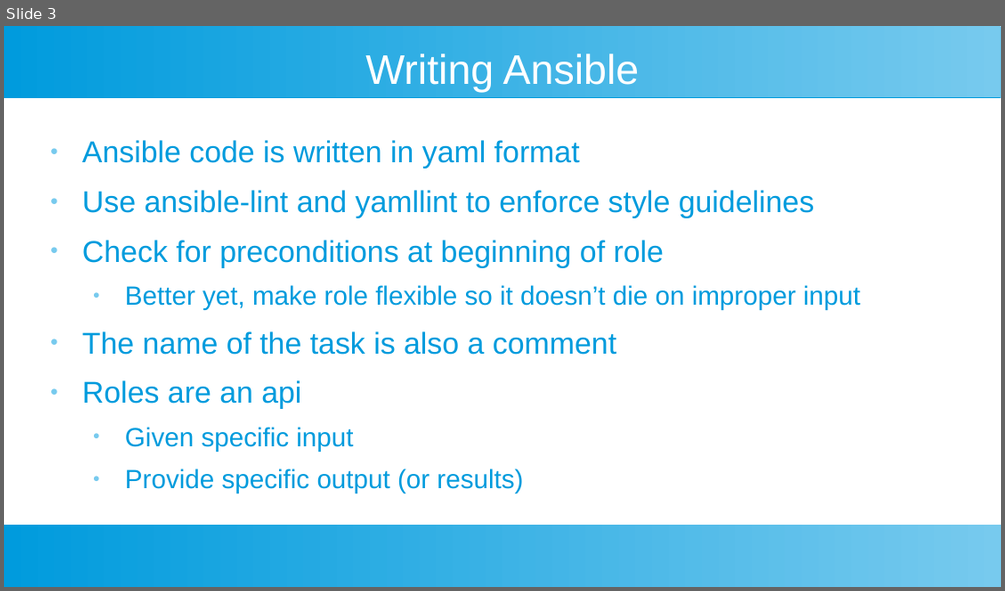
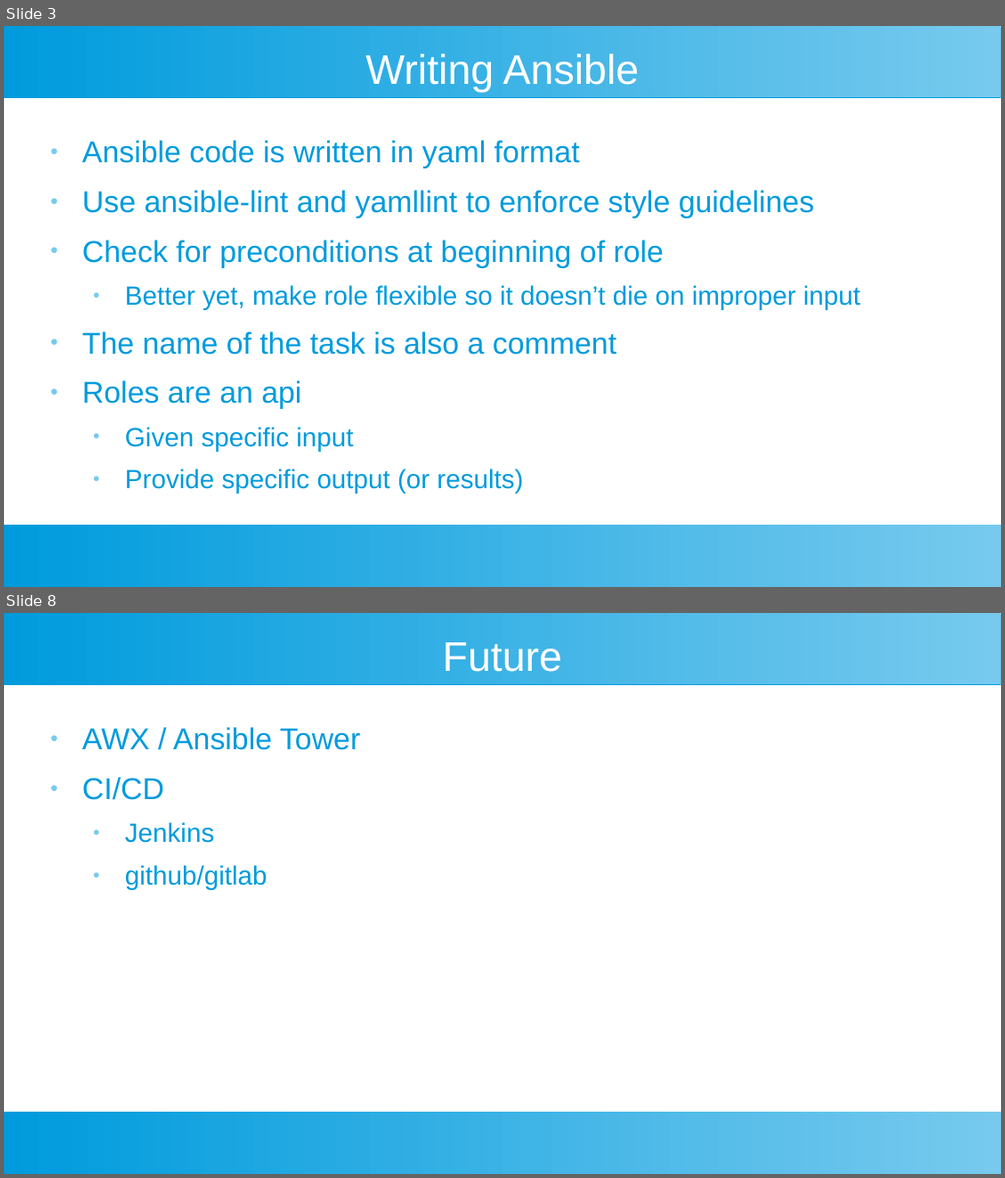
Before and after one commit to riffraff169/ansible-training, a slide deck: docs/ansible-slides.pptx. Shown one above the other, each under a label of ours: slide 3 before the commit, slides 3 and 8 after it; the slides between them are not shown. The pictures are 1005x591 and 1005x1178 pixels, drawn with LibreOffice and Linux fonts; fonts in the diff are those of the drawing. Boxes give left, top, right and bottom in pixels: in the first picture for what was removed or moved away, otherwise in the second. Text is boxed around its words. In the diff, an @@ line names an element or a change of style, - is before the commit and + after.

```diff
--- a/docs/ansible-slides.pptx
+++ b/docs/ansible-slides.pptx
@@ slide 8 added at [4,613,1001,1174], background #FFFFFF; not listed: 2 template elements that a slide beside it also shows @@
@@ text added at [443,642,562,672], 33 pt, text #FFFFFF @@
+Future
@@ text added at [82,727,360,890], 24 pt, text #009BDD @@
+● AWX / Ansible Tower
+● CI/CD
+  ● Jenkins
+  ● github/gitlab
```
Also in this commit, not shown: 4 other slides added, 1 slide removed.
